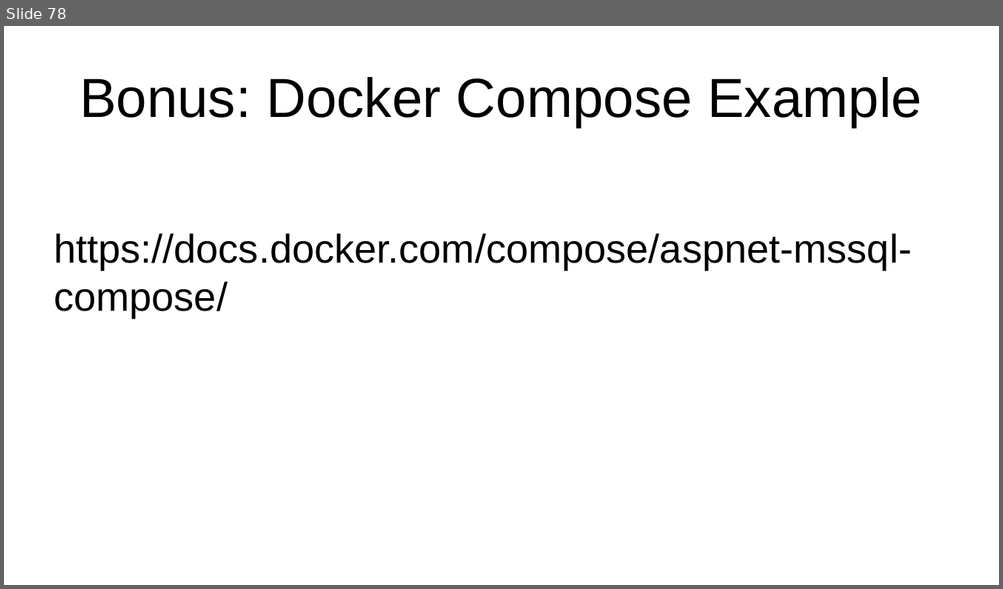
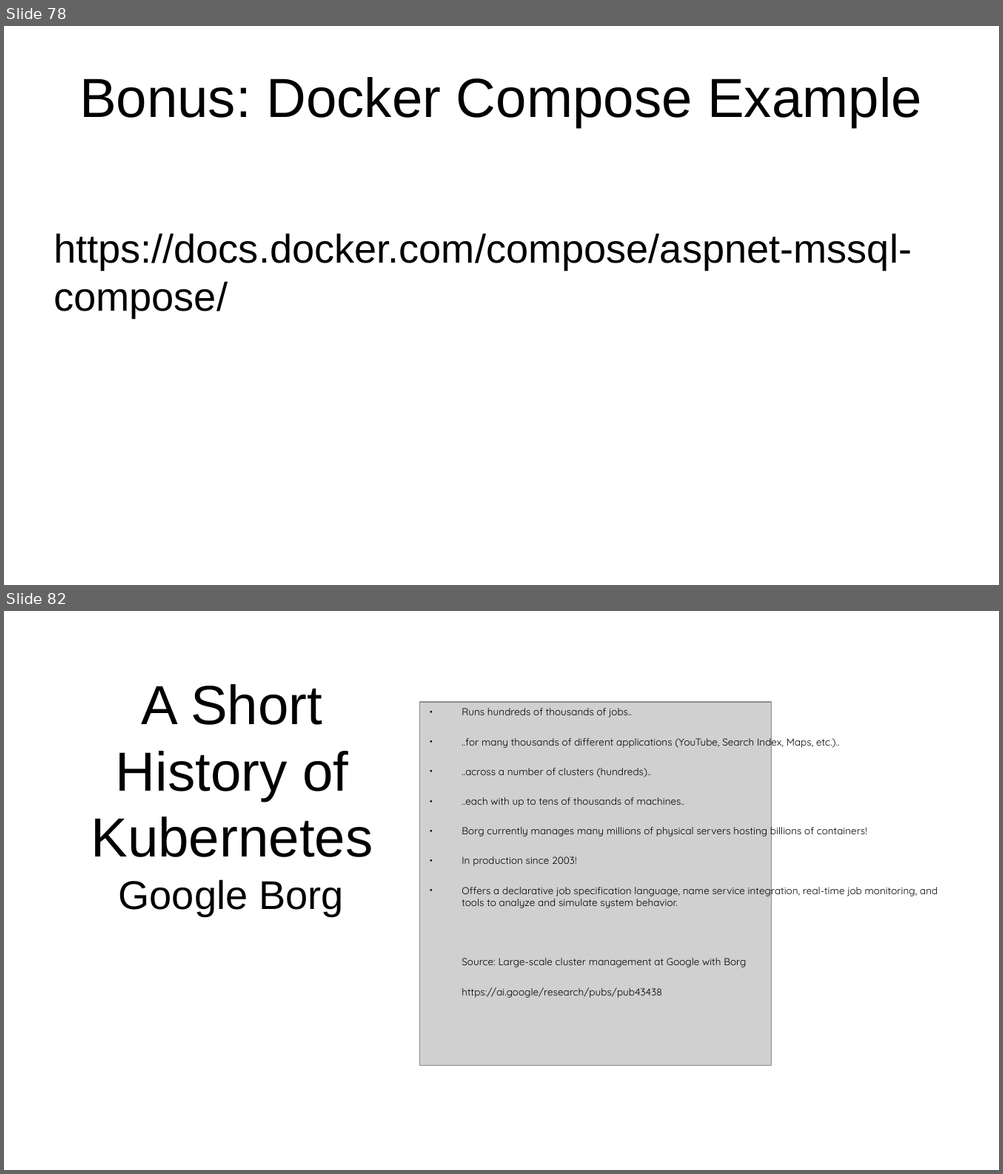
Before and after one commit to JasonvanBrackel/ContainYourEnthusiasm, a slide deck: Contain Your Enthusiasm 2018.2.odp. Shown one above the other, each under a label of ours: slide 78 before the commit, slides 78 and 82 after it; the slides between them are not shown. The pictures are 1003x589 and 1003x1174 pixels, drawn with LibreOffice and Linux fonts; fonts in the diff are those of the drawing; grey boxes stand for pictures; background and template pictures are left out. Boxes give left, top, right and bottom in pixels: in the first picture for what was removed or moved away, otherwise in the second. Text is boxed around its words. In the diff, an @@ line names an element or a change of style, - is before the commit and + after.

Commit message:
Finish 2018.2

```diff
--- a/Contain Your Enthusiasm 2018.2.odp
+++ b/Contain Your Enthusiasm 2018.2.odp
@@ slide 82 added at (4,611,999,1170), background #FFFFFF @@
@@ title added at (91,684,373,857), 44 pt, text #000000 @@
+A Short History of Kubernetes
@@ picture added at (419,702,771,1066) @@
@@ text added at (461,708,937,998), 8 pt, text #000000 @@
+● Runs hundreds of thousands of jobs..
+● ..for many thousands of different applications (YouTube, Search Index, Maps, etc.)..
+● ..across a number of clusters (hundreds)..
+● ..each with up to tens of thousands of machines..
+● Borg currently manages many millions of physical servers hosting billions of containers!
+● In production since 2003!
+● Offers a declarative job specification language, name service integration, real-time job monitoring, and tools to analyze and simulate system behavior.
+Source: Large-scale cluster management at Google with Borg
+https://ai.google/research/pubs/pub43438
@@ text added at (119,880,343,916), 32 pt, text #000000 @@
+Google Borg
```
Also in this commit, not shown: 40 other slides added, 1 slide removed.
